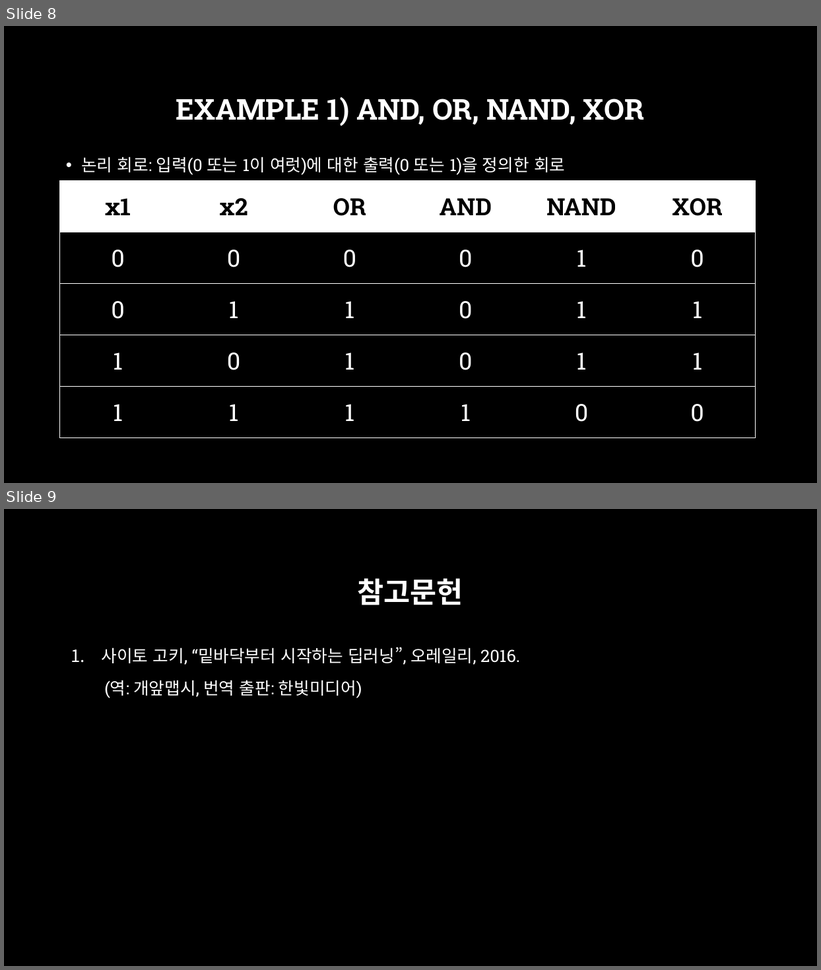
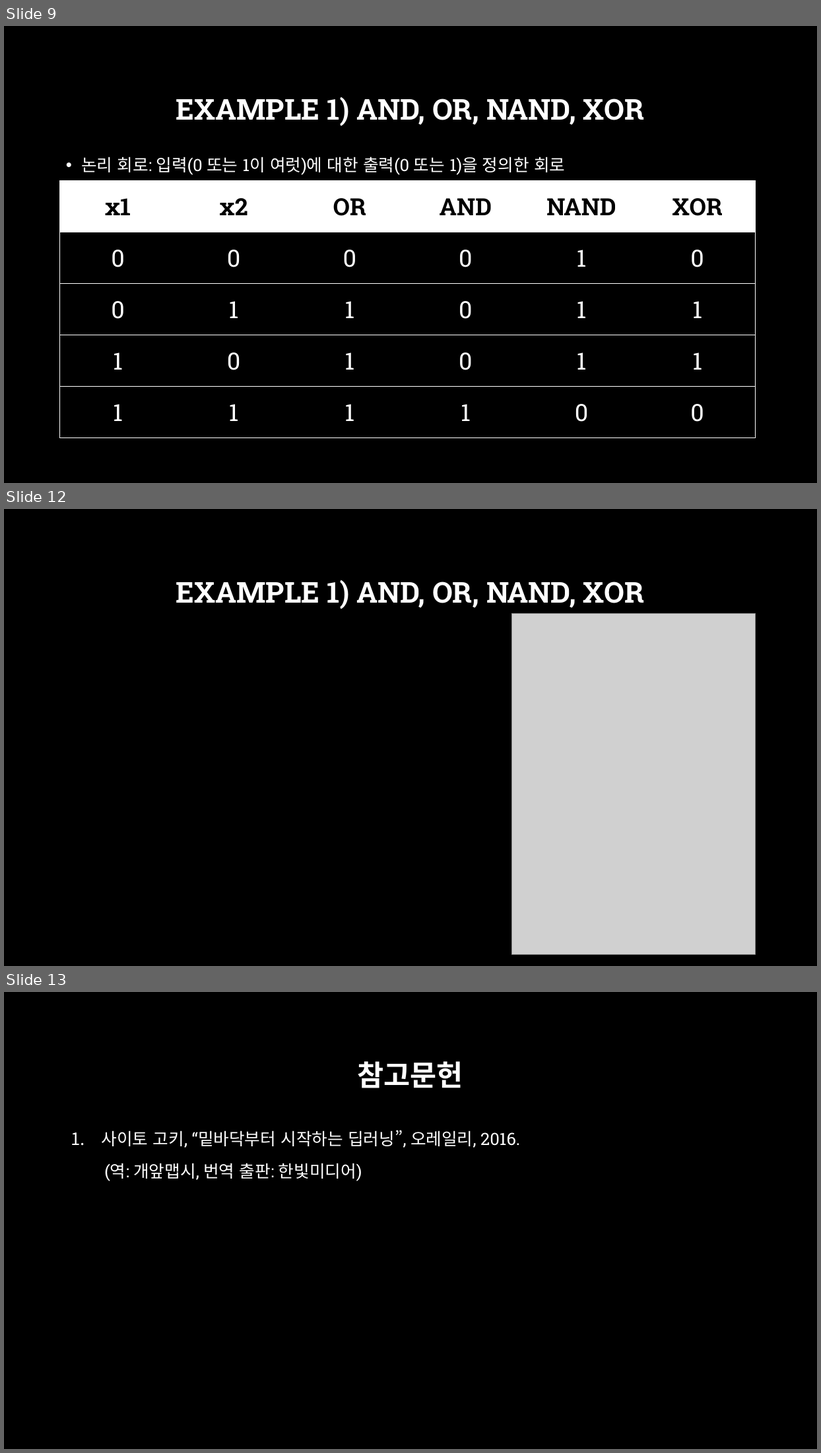
Before and after one commit to across0406/2017-GNU-Science-Camp-of-Computer-Science, a slide deck: ppt/4. 퍼셉트론 및 신경망.pptx. Shown one above the other, each under a label of ours: slides 8 and 9 before the commit, slides 9, 12 and 13 after it; the slides between them are not shown. The pictures are 821x970 and 821x1453 pixels, drawn with LibreOffice and Linux fonts; fonts in the diff are those of the drawing; grey boxes stand for pictures; background and template pictures are left out. Boxes give left, top, right and bottom in pixels: in the first picture for what was removed or moved away, otherwise in the second. Text is boxed around its words. In the diff, an @@ line names an element or a change of style, - is before the commit and + after.

```diff
--- a/ppt/4. 퍼셉트론 및 신경망.pptx
+++ b/ppt/4. 퍼셉트론 및 신경망.pptx
@@ slide 12 added at <box>4,509,817,966</box>, background picture (left out) @@
@@ title added at <box>176,580,644,609</box>, 34 pt, text #FFFFFF, bold @@
+EXAMPLE 1) AND, OR, NAND, XOR
@@ picture added at <box>512,613,756,955</box> @@
@@ what was slide 8 is now slide 9 @@
@@ what was slide 9 is now slide 13 @@
```
Also in this commit, not shown: 2 slides changed, 3 other slides added, 20 other files.
